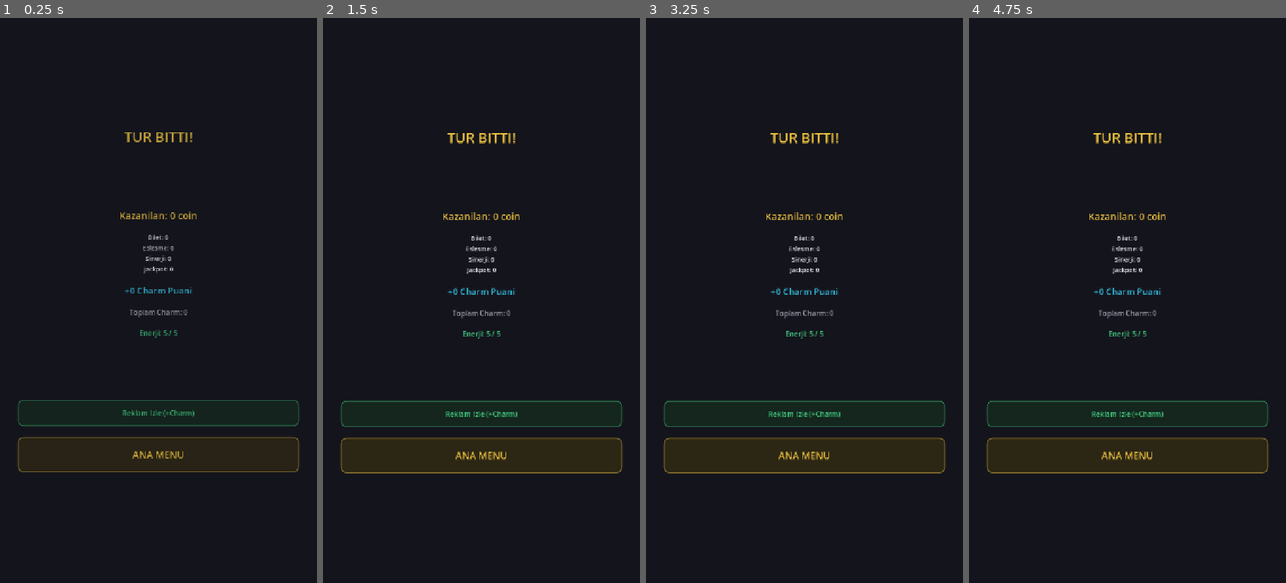
Above: before the commit, frames 1-4 (left to right).
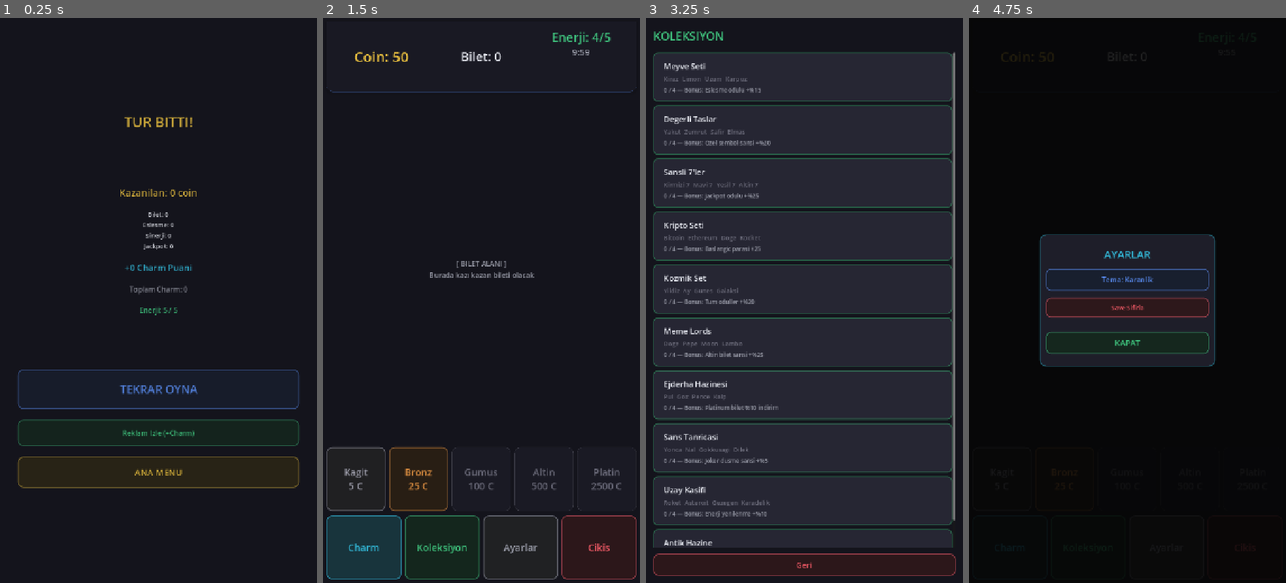
Above: after the commit, the same moments.

Repository: BYGGOLDENSTONE/scratch-and-rise-mobile
Game: Godot game, scene res://scenes/screens/RoundEnd.tscn
Same seed, same stepped clock (60 frames per second), same inputs: the game is played once before the commit and once after it. This scene is started directly instead of the project's main scene.
Inputs (mouse positions are in pixels of both pictures, inside the frame that each line leads up to):
- Up to frame 1 (0.25 s): no input
- Up to frame 2 (1.5 s): click (481, 390) at 0.5 s, where only the run after the commit has a clickable "TEKRAR OYNA"; click (364, 549) at 1.25 s, where only the run after the commit has a clickable "Charm"
- Up to frame 3 (3.25 s): click (804, 566) at 2 s, where only the run after the commit has a clickable "Geri"; click (766, 549) at 2.75 s, where only the run after the commit has a clickable "Koleksiyon"
- Up to frame 4 (4.75 s): click (1127, 566) at 3.5 s, where only the run after the commit has a clickable "Geri"; click (1165, 549) at 4.25 s, where only the run after the commit has a clickable "Ayarlar"

The runs differ from the first frame. In frame 1, 3.9% of the frame differs, in the area x 5-95%, y 17-84%; in frame 2, 7.7%; in frame 3, 17%, in the area x 2-98%, y 2-99%; in frame 4, 13%.

Commit message:
UX iyilestirme + balans rebalans: buton baglantilari, tekrar oyna, altin bilet
- Balans: base_reward yeniden hesaplandi (Paper x1.15, Bronze x0.95, Silver x0.65, Gold x0.35, Platinum x0.20 ROI)
- Paper normal carpan [1,3] ile buildup destegi
- Charm/Koleksiyon butonlari oyun icinde calisiyor (sinyal baglantisi eklendi)
- Ayarlar butonu oyun icine eklendi (SettingsPopup erisimi)
- Tekrar Oyna butonu RoundEnd ekranina eklendi (enerji kontrollu)
- Altin bilet popup rastgele pozisyonda (bilet ustu/alti), bilet inputu engelleniyor
- Ekranlar (Charm/Koleksiyon/Sinerji/Basarim) tur aktifken oyuna donuyor
- Cikis butonu: "Geri" → "Cikis" olarak guncellendi
- CLAUDE.md: sonraki session gorevleri eklendi

Co-Authored-By: Claude Opus 4.6 <noreply@anthropic.com>

Diff:
--- a/scenes/main/Main.tscn
+++ b/scenes/main/Main.tscn
@@ -120,9 +120,17 @@
 size_flags_horizontal = 3
 text = "Koleksiyon"
 
+[node name="AyarlarBtn" type="Button" parent="UILayer/UIRoot/VBox/BottomPanel/ActionButtons"]
+layout_mode = 2
+size_flags_horizontal = 3
+text = "Ayarlar"
+
 [node name="BackBtn" type="Button" parent="UILayer/UIRoot/VBox/BottomPanel/ActionButtons"]
 layout_mode = 2
 size_flags_horizontal = 3
-text = "Geri"
+text = "Cikis"
 
+[connection signal="pressed" from="UILayer/UIRoot/VBox/BottomPanel/ActionButtons/CharmBtn" to="." method="_on_charm_pressed"]
+[connection signal="pressed" from="UILayer/UIRoot/VBox/BottomPanel/ActionButtons/KoleksiyonBtn" to="." method="_on_koleksiyon_pressed"]
+[connection signal="pressed" from="UILayer/UIRoot/VBox/BottomPanel/ActionButtons/AyarlarBtn" to="." method="_on_ayarlar_pressed"]
 [connection signal="pressed" from="UILayer/UIRoot/VBox/BottomPanel/ActionButtons/BackBtn" to="." method="_on_back_pressed"]
--- a/scenes/screens/RoundEnd.tscn
+++ b/scenes/screens/RoundEnd.tscn
@@ -106,6 +106,11 @@
 layout_mode = 2
 size_flags_vertical = 3
 
+[node name="PlayAgainButton" type="Button" parent="VBox"]
+layout_mode = 2
+custom_minimum_size = Vector2(0, 90)
+text = "TEKRAR OYNA"
+
 [node name="WatchAdButton" type="Button" parent="VBox"]
 layout_mode = 2
 custom_minimum_size = Vector2(0, 60)
@@ -113,7 +118,7 @@
 
 [node name="MenuButton" type="Button" parent="VBox"]
 layout_mode = 2
-custom_minimum_size = Vector2(0, 80)
+custom_minimum_size = Vector2(0, 70)
 text = "ANA MENU"
 
 [node name="Spacer4" type="Control" parent="VBox"]
@@ -121,5 +126,6 @@
 size_flags_vertical = 3
 size_flags_stretch_ratio = 2.0
 
+[connection signal="pressed" from="VBox/PlayAgainButton" to="." method="_on_play_again_pressed"]
 [connection signal="pressed" from="VBox/WatchAdButton" to="." method="_on_watch_ad_pressed"]
 [connection signal="pressed" from="VBox/MenuButton" to="." method="_on_menu_pressed"]
--- a/scripts/main/main.gd
+++ b/scripts/main/main.gd
@@ -15,6 +15,7 @@
 const GoldenTicketScene := preload("res://scenes/ui/GoldenTicketPopup.tscn")
 const ThemeHelper := preload("res://scripts/ui/theme_helper.gd")
 const DailyQuestRef := preload("res://scripts/systems/daily_quest_system.gd")
+const SettingsPopupScene := preload("res://scenes/ui/SettingsPopup.tscn")
 
 @onready var coin_label: Label = %CoinLabel
 @onready var energy_label: Label = %EnergyLabel
@@ -41,6 +42,7 @@
 var _coin_delta_label: Label = null  # Coin yaninda +/- gosterimi
 var _is_first_ticket_of_round: bool = true  # Erken Kus charm icin
 var _no_match_count: int = 0  # Sanssiz Sansli basarimi icin
+var _settings_popup: PanelContainer = null  # Ayarlar popup referansi
 
 
 func _ready() -> void:
@@ -72,10 +74,12 @@
 	ThemeHelper.style_warning(warning_label)
 	var charm_btn: Button = get_node("UILayer/UIRoot/VBox/BottomPanel/ActionButtons/CharmBtn")
 	var koleksiyon_btn: Button = get_node("UILayer/UIRoot/VBox/BottomPanel/ActionButtons/KoleksiyonBtn")
+	var ayarlar_btn: Button = get_node("UILayer/UIRoot/VBox/BottomPanel/ActionButtons/AyarlarBtn")
 	var back_btn: Button = get_node("UILayer/UIRoot/VBox/BottomPanel/ActionButtons/BackBtn")
-	ThemeHelper.make_button(charm_btn, ThemeHelper.p("info"), 24)
-	ThemeHelper.make_button(koleksiyon_btn, ThemeHelper.p("success"), 24)
-	ThemeHelper.make_button(back_btn, ThemeHelper.p("danger"), 24)
+	ThemeHelper.make_button(charm_btn, ThemeHelper.p("info"), 22)
+	ThemeHelper.make_button(koleksiyon_btn, ThemeHelper.p("success"), 22)
+	ThemeHelper.make_button(ayarlar_btn, ThemeHelper.p("text_secondary"), 22)
+	ThemeHelper.make_button(back_btn, ThemeHelper.p("danger"), 22)
 
 
 func _process(_delta: float) -> void:
@@ -136,6 +140,22 @@
 		_unlock_achievement(ach_id)
 	SaveManager.save_game()
 	SceneTransition.change_scene("res://scenes/screens/RoundEnd.tscn")
+
+
+func _on_charm_pressed() -> void:
+	SceneTransition.change_scene("res://scenes/screens/CharmScreen.tscn")
+
+
+func _on_koleksiyon_pressed() -> void:
+	SceneTransition.change_scene("res://scenes/screens/CollectionScreen.tscn")
+
+
+func _on_ayarlar_pressed() -> void:
+	if _settings_popup != null:
+		return
+	_settings_popup = SettingsPopupScene.instantiate()
+	get_node("UILayer").add_child(_settings_popup)
+	_settings_popup.popup_closed.connect(func(): _settings_popup = null)
 
 
 func _on_back_pressed() -> void:
@@ -695,17 +715,24 @@
 	get_node("UILayer").add_child(_golden_ticket_popup)
 	_golden_ticket_popup.golden_ticket_caught.connect(_on_golden_caught)
 	_golden_ticket_popup.golden_ticket_missed.connect(_on_golden_missed)
+	# Popup acikken bilet inputunu engelle
+	if current_ticket:
+		current_ticket.input_blocked = true
 
 
 func _on_golden_caught() -> void:
 	GameState._free_ticket_active = true
 	print("[Main] Altin bilet yakalandi! Sonraki bilet ucretsiz!")
 	_golden_ticket_popup = null
+	if current_ticket:
+		current_ticket.input_blocked = false
 
 
 func _on_golden_missed() -> void:
 	print("[Main] Altin bilet kacti!")
 	_golden_ticket_popup = null
+	if current_ticket:
+		current_ticket.input_blocked = false
 
 
 func _unhandled_input(event: InputEvent) -> void:
--- a/scripts/screens/achievement_screen.gd
+++ b/scripts/screens/achievement_screen.gd
@@ -115,7 +115,10 @@
 
 
 func _on_back() -> void:
-	SceneTransition.change_scene("res://scenes/screens/MainMenu.tscn")
+	if GameState.in_round:
+		SceneTransition.change_scene("res://scenes/main/Main.tscn")
+	else:
+		SceneTransition.change_scene("res://scenes/screens/MainMenu.tscn")
 
 
 func _unhandled_input(event: InputEvent) -> void:
--- a/scripts/screens/charm_screen.gd
+++ b/scripts/screens/charm_screen.gd
@@ -162,7 +162,10 @@
 
 
 func _on_back() -> void:
-	SceneTransition.change_scene("res://scenes/screens/MainMenu.tscn")
+	if GameState.in_round:
+		SceneTransition.change_scene("res://scenes/main/Main.tscn")
+	else:
+		SceneTransition.change_scene("res://scenes/screens/MainMenu.tscn")
 
 
 func _unhandled_input(event: InputEvent) -> void:
--- a/scripts/screens/collection_screen.gd
+++ b/scripts/screens/collection_screen.gd
@@ -95,7 +95,10 @@
 
 
 func _on_back() -> void:
-	SceneTransition.change_scene("res://scenes/screens/MainMenu.tscn")
+	if GameState.in_round:
+		SceneTransition.change_scene("res://scenes/main/Main.tscn")
+	else:
+		SceneTransition.change_scene("res://scenes/screens/MainMenu.tscn")
 
 
 func _unhandled_input(event: InputEvent) -> void:
--- a/scripts/screens/round_end.gd
+++ b/scripts/screens/round_end.gd
@@ -43,10 +43,16 @@
 	ThemeHelper.style_label(matches_label, ThemeHelper.p("text_primary"), 14)
 	ThemeHelper.style_label(synergies_label, ThemeHelper.p("text_primary"), 14)
 	ThemeHelper.style_label(jackpots_label, ThemeHelper.p("text_primary"), 14)
+	var play_again_btn: Button = $VBox/PlayAgainButton
 	var menu_btn: Button = $VBox/MenuButton
 	var ad_btn: Button = $VBox/WatchAdButton
-	ThemeHelper.make_button(menu_btn, ThemeHelper.p("warning"), 22)
+	ThemeHelper.make_button(play_again_btn, ThemeHelper.p("primary"), 26)
+	ThemeHelper.make_button(menu_btn, ThemeHelper.p("warning"), 20)
 	ThemeHelper.make_button(ad_btn, ThemeHelper.p("success"), 16)
+	# Enerji yoksa tekrar oyna butonu devre disi
+	if GameState.energy <= 0:
+		play_again_btn.text = "ENERJI YOK"
+		play_again_btn.disabled = true
 
 
 func _update_ui() -> void:
@@ -71,6 +77,13 @@
 		tw.tween_property(charm_earned_label, "scale", Vector2.ONE, 0.15)
 
 
+func _on_play_again_pressed() -> void:
+	if GameState.energy <= 0:
+		return
+	if GameState.start_round():
+		SceneTransition.change_scene("res://scenes/main/Main.tscn")
+
+
 func _on_menu_pressed() -> void:
 	SceneTransition.change_scene("res://scenes/screens/MainMenu.tscn")
 
--- a/scripts/screens/synergy_album.gd
+++ b/scripts/screens/synergy_album.gd
@@ -87,7 +87,10 @@
 
 
 func _on_back() -> void:
-	SceneTransition.change_scene("res://scenes/screens/MainMenu.tscn")
+	if GameState.in_round:
+		SceneTransition.change_scene("res://scenes/main/Main.tscn")
+	else:
+		SceneTransition.change_scene("res://scenes/screens/MainMenu.tscn")
 
 
 func _unhandled_input(event: InputEvent) -> void:
--- a/scripts/systems/match_system.gd
+++ b/scripts/systems/match_system.gd
@@ -11,14 +11,14 @@
 ## Odul = base_reward x carpan (base_reward << price = gercek kazi kazan riski)
 const MULTIPLIER_RANGES := {
 	"paper": {
-		"normal": [1, 1],    # 5 x1 = 5 (break even)
-		"big": [2, 3],       # 5 x2-3 = 10-15 (kar 5-10)
-		"jackpot": [5, 10],  # 5 x5-10 = 25-50 (buyuk kar)
+		"normal": [1, 3],    # 5 x1-3 = 5-15 (break even ile kucuk kar)
+		"big": [3, 5],       # 5 x3-5 = 15-25 (iyi kar)
+		"jackpot": [8, 15],  # 5 x8-15 = 40-75 (buyuk kar)
 	},
 	"bronze": {
-		"normal": [1, 2],    # 10 x1-2 = 10-20 (kayip 15-5)
-		"big": [3, 5],       # 10 x3-5 = 30-50 (kar 5-25)
-		"jackpot": [8, 15],  # 10 x8-15 = 80-150 (buyuk kar)
+		"normal": [2, 3],    # 10 x2-3 = 20-30 (kayip 5 ile kucuk kar)
+		"big": [4, 7],       # 10 x4-7 = 40-70 (iyi kar)
+		"jackpot": [10, 20], # 10 x10-20 = 100-200 (buyuk kar)
 	},
 	"silver": {
 		"normal": [1, 2],    # 20 x1-2 = 20-40 (kayip 80-60)
--- a/scripts/ticket/ticket.gd
+++ b/scripts/ticket/ticket.gd
@@ -21,6 +21,7 @@
 var _drag_active: bool = false
 var has_started_scratching: bool = false
 var _celebration_dismissed: bool = false
+var input_blocked: bool = false  # Popup acikken input engelle
 
 @onready var ticket_header: Label = $VBox/TicketHeader
 @onready var grid: GridContainer = $VBox/GridContainer
@@ -115,6 +116,8 @@
 ## --- Surukleyerek Kazima ---
 
 func _input(event: InputEvent) -> void:
+	if input_blocked:
+		return
 	# Kutlama gorunurken dokunma → hemen gecis (hizli oyuncu icin)
 	if is_complete and not _celebration_dismissed and _celebration_container != null:
 		var is_touch := false
--- a/scripts/ticket/ticket_data.gd
+++ b/scripts/ticket/ticket_data.gd
@@ -65,7 +65,7 @@
 	"bronze": {
 		"name": "Bronz",
 		"price": 25,
-		"base_reward": 10,      # x1 = kayip 15 (%60)
+		"base_reward": 12,      # x1 = kayip 13 (%52), ROI ~x0.95
 		"area_count": 8,
 		"columns": 4,
 		"symbol_pool": ["cherry", "lemon", "grape", "star", "moon", "clover", "bell"],
@@ -73,7 +73,7 @@
 	"silver": {
 		"name": "Gumus",
 		"price": 100,
-		"base_reward": 20,      # x1 = kayip 80 (%80)
+		"base_reward": 45,      # x1 = kayip 55 (%55), ROI ~x0.65
 		"area_count": 9,
 		"columns": 3,
 		"symbol_pool": ["cherry", "lemon", "grape", "star", "moon", "clover", "bell", "diamond", "heart"],
@@ -81,7 +81,7 @@
 	"gold": {
 		"name": "Altin",
 		"price": 500,
-		"base_reward": 40,      # x1 = kayip 460 (%92)
+		"base_reward": 105,     # x1 = kayip 395 (%79), ROI ~x0.35
 		"area_count": 10,
 		"columns": 5,
 		"symbol_pool": ["cherry", "lemon", "grape", "star", "moon", "clover", "bell", "diamond", "heart", "seven", "crown", "horseshoe"],
@@ -89,7 +89,7 @@
 	"platinum": {
 		"name": "Platin",
 		"price": 2500,
-		"base_reward": 80,      # x1 = kayip 2420 (%97)
+		"base_reward": 200,     # x1 = kayip 2300 (%92), ROI ~x0.20
 		"area_count": 12,
 		"columns": 4,
 		"symbol_pool": ["cherry", "lemon", "grape", "star", "moon", "clover", "bell", "diamond", "heart", "seven", "crown", "horseshoe", "phoenix", "dragon", "dice"],
--- a/scripts/ui/golden_ticket_popup.gd
+++ b/scripts/ui/golden_ticket_popup.gd
@@ -18,9 +18,34 @@
 func _ready() -> void:
 	catch_btn.pressed.connect(_on_catch)
 	_apply_theme()
+	# Rastgele pozisyon: biletin ustu/alti, panellerin arasi
+	_randomize_position()
 	modulate.a = 0.0
 	var tw := create_tween()
 	tw.tween_property(self, "modulate:a", 1.0, 0.3)
+
+
+func _randomize_position() -> void:
+	# Bilet alani: ~160px (top bar) ile ~(viewport - 300px) (bottom panel) arasi
+	var vp_size := get_viewport_rect().size
+	var top_zone_min := 170.0  # Top bar altindaki alan
+	var top_zone_max := 280.0  # Bilet baslamadan once
+	var bottom_zone_min := vp_size.y - 360.0  # Bilet bittikten sonra
+	var bottom_zone_max := vp_size.y - 310.0  # Bottom panel baslamadan once
+	# Rastgele ust veya alt bolge sec
+	var target_y: float
+	if randf() < 0.5:
+		target_y = randf_range(top_zone_min, top_zone_max)
+	else:
+		target_y = randf_range(bottom_zone_min, bottom_zone_max)
+	# Yatay: hafif rastgele kayma
+	var target_x: float = randf_range(vp_size.x * 0.1, vp_size.x * 0.9 - size.x)
+	# Anchor'lari sifirla ve mutlak pozisyon kullan
+	anchor_left = 0.0
+	anchor_top = 0.0
+	anchor_right = 0.0
+	anchor_bottom = 0.0
+	position = Vector2(target_x, target_y)
 
 
 func _apply_theme() -> void:
Not shown, changed: CLAUDE.md
